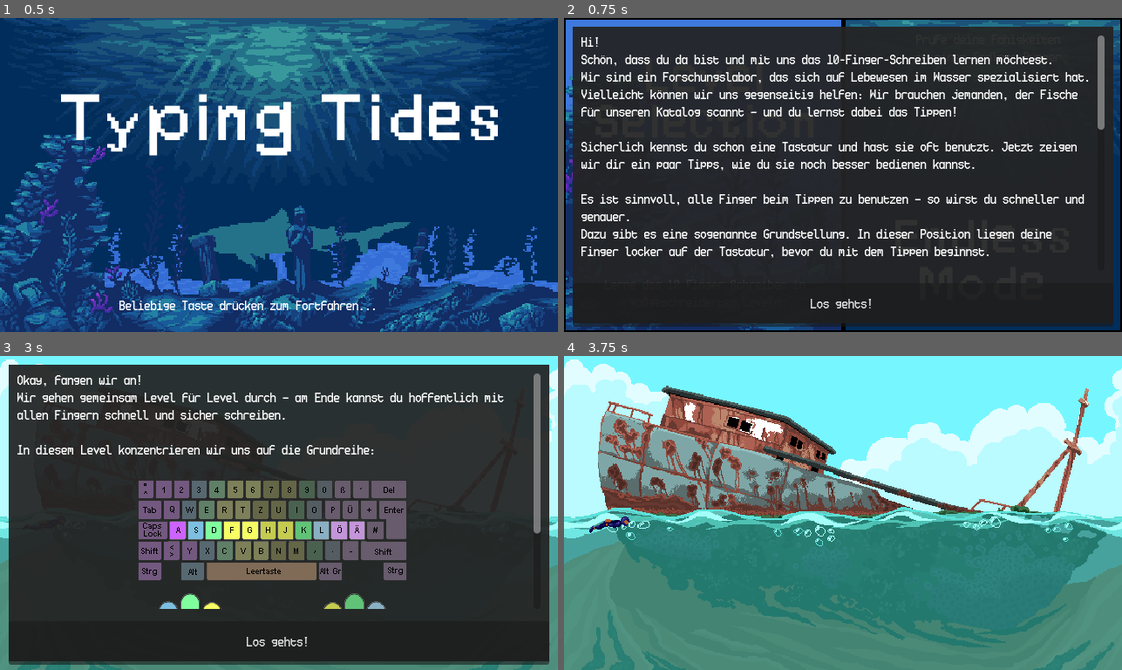
Above: before the commit, frames 1-4 (two rows, left to right).
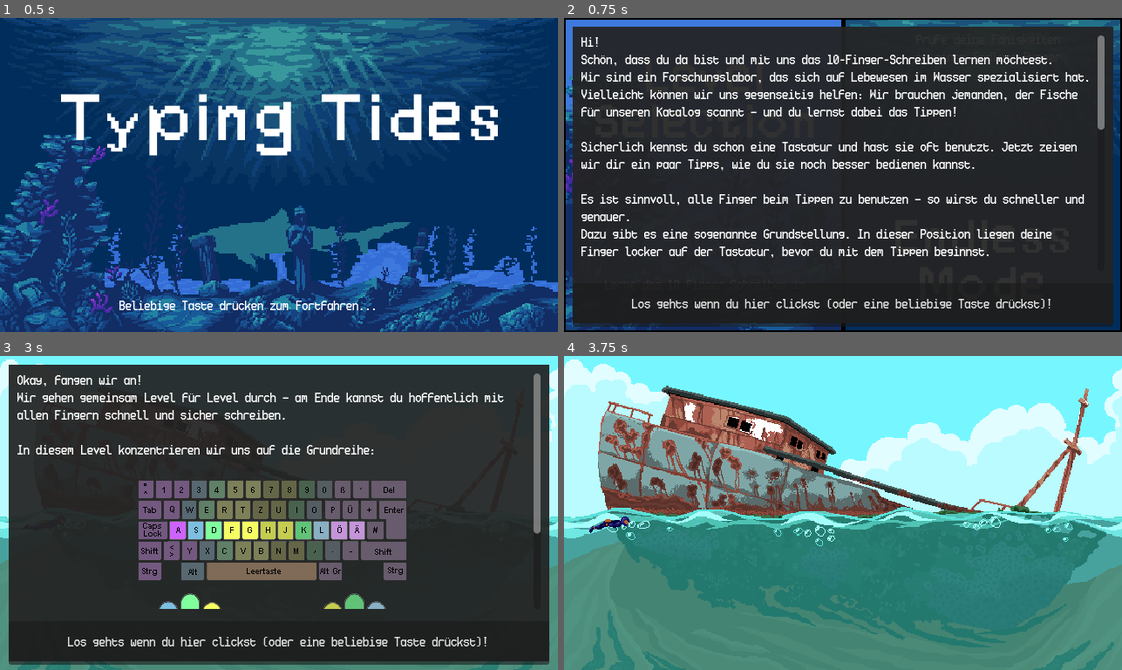
Above: after the commit, the same moments.

Repository: lehmius/typing-tides
Game: Godot game, scene res://scenes/game.tscn
The game is run twice, just before and just after one commit, with the same random seed, the same clock (stepped at 60 frames per second) and the same inputs. The engine's default icon, where the game draws it, is replaced by a stand-in: a white triangle on a blue panel in a dark square.
Inputs (mouse positions are in pixels of both pictures, inside the frame that each line leads up to):
- Up to frame 1 (0.5 s): no input
- Up to frame 2 (0.75 s): tap Enter at 0.5 s; move the mouse to (965, 159) at 0.52 s; click (965, 159) at 0.67 s
- Up to frame 3 (3 s): click "Los gehts!" (after the commit: "Los gehts wenn du hier clicks…") at 1.25 s; tap Space at 2 s; move the mouse to (167, 528) at 2.02 s; click (167, 528) at 2.17 s; click (78, 434) at 2.75 s
- Up to frame 4 (3.75 s): click "Los gehts!" (after the commit: "Los gehts wenn du hier clicks…") at 3.5 s

Frame 1 is identical in both runs. In frame 2, 1.0% of the frame differs, in the area x 12-88%, y 89-93%; in frame 3, 1.0%; in frame 4, nothing differs.

Commit message:
Cleanup of informational texts by removing arrow that doesn't get rendered, change text on informational popup button to be clearer

Diff:
--- a/data/level_data/2_informational_text.tres
+++ b/data/level_data/2_informational_text.tres
@@ -15,7 +15,7 @@
 Halte sie gedrückt und tippe gleichzeitig den gewünschten Buchstaben.
 [ul]
 Die Umschalt-Taste gibt es zweimal auf der Tastatur: links und rechts. Damit du alle Buchstaben mit den üblichen Fingern bedienen kannst, drückst du die Umschalttaste immer mit der anderen Hand als die Buchstabentaste.
-Beispiel: Für ein großes „D“ → rechte Umschalt-Taste mit dem kleinen Finger + „d“ mit dem linken Mittelfinger. Danach kannst du die Umschalttaste loslassen – du schreibst wieder klein.
+Beispiel: Für ein großes „D“: rechte Umschalt-Taste mit dem kleinen Finger + „d“ mit dem linken Mittelfinger. Danach kannst du die Umschalttaste loslassen – du schreibst wieder klein.
 [/ul]
 
 Sehr gut – nun bist du bereit für das nächste Level."
--- a/data/level_data/5_informational_text.tres
+++ b/data/level_data/5_informational_text.tres
@@ -10,7 +10,6 @@
 
 Da du schon die obere Reihe kennst, trauen wir dir zu, dass du diese Reihe selbstständig meisterst.
 
-<< wenn mit Leerzeichen.>>
 Um ganze Sätze zu schreiben benötigst du noch:
 Das Leerzeichen
 Eine der wichtigsten Tasten ist das Leerzeichen zwischen Wörtern.
--- a/scenes/informational_popup.tscn
+++ b/scenes/informational_popup.tscn
@@ -41,4 +41,4 @@
 custom_minimum_size = Vector2(0, 50)
 layout_mode = 2
 size_flags_vertical = 8
-text = "Los gehts!"
+text = "Los gehts wenn du hier clickst (oder eine beliebige Taste drückst)!"
